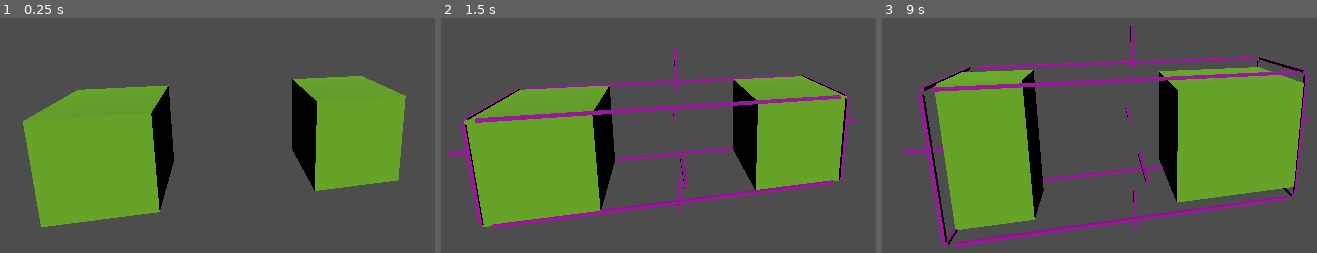
Above: before the commit, frames 1-3 (left to right).
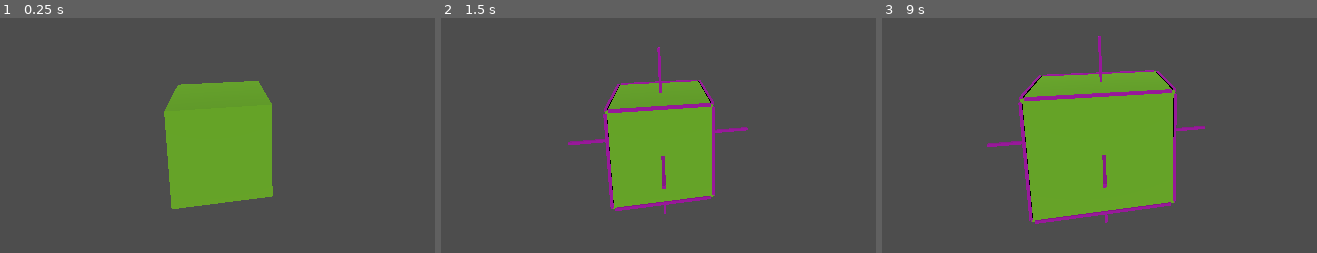
Above: after the commit, the same moments.

Repository: Emeraudia/LetsCraft
Game: Godot game, scene res://Main.tscn
Two runs of this game, one before a commit and one after it. Both use one fixed random seed, a clock stepped at 60 frames per second and the inputs below.
Inputs (mouse positions are in pixels of both pictures, inside the frame that each line leads up to):
- Up to frame 1 (0.25 s): no input
- Up to frame 2 (1.5 s): tap Enter at 0.5 s; move the mouse to (outside the picture) at 0.52 s; hold B (B) 0.53-1.28 s; tap N (N) at 0.8, 1.35 s; tap Space (anchor) at 1.25 s; move the mouse to (558, 88) at 1.27 s
- Up to frame 3 (9 s): tap Space (anchor) at 1.55, 2.1, 2.75, 4.25, 4.55, 7.35 s; tap Enter at 2, 3.5 s; move the mouse to (outside the picture) at 2.02 s; press the mouse at (outside the picture) at 2.03 s; move the mouse to (1121, 156) at 2.77 s; release the mouse at (1121, 156) at 2.78 s; click (1121, 156) at 2.85 s; tap B (B) at 3.05, 6.05 s; move the mouse to (outside the picture) at 3.52 s; hold B (B) 3.53-4.28 s; tap N (N) at 3.8, 6.8 s; move the mouse to (outside the picture) at 4.27 s; tap C (Create) at 4.35 s; move the mouse to (1199, 67) at 5.02 s; hold N (N) 5.03-5.78 s; click (1199, 67) at 5.3 s; move the mouse to (outside the picture) at 5.77 s; tap O (Plan) at 5.85 s; move the mouse to (outside the picture) at 6.52 s; hold P (Profondeur) 6.53-7.28 s; move the mouse to (999, 88) at 7.27 s; move the mouse to (outside the picture) at 8.02 s; press the mouse at (outside the picture) at 8.03 s; move the mouse to (1121, 156) at 8.77 s; release the mouse at (1121, 156) at 8.78 s; tap Up (resize) at 8.85 s

The runs differ from the first frame. In frame 1, 40% of the frame differs, in the area x 5-94%, y 24-89%; in frame 2, 42%; in frame 3, 52%, in the area x 4-99%, y 2-98%.

Commit message:
new resize + isolate init
créer de nouvelles ressources pour chaque piece à la création

utilisation complète de la taille réelle des mesh et plus des scale des objets

Diff:
--- a/create_bloc/anchor.gd
+++ b/create_bloc/anchor.gd
@@ -1,9 +1,18 @@
 extends Area3D
 var s = Vector3(0.03,0.03,0.03)
 
+
+var newMaterial = StandardMaterial3D.new()
+var newMesh = BoxMesh.new()
+
 # Called when the node enters the scene tree for the first time.
 func _ready():
-	scale = s
+	newMaterial.albedo_color = Color(0.64, 0, 0.65, 1.0)
+	newMesh.material = newMaterial
+	$MeshInstance3D.mesh = newMesh
+	$CollisionShape3D.get_shape().set_size(s)
+	$MeshInstance3D.get_mesh().set_size(s)
+
 
 
 # Called every frame. 'delta' is the elapsed time since the previous frame.
@@ -21,3 +30,9 @@
 		s.y = vScale.y
 	if(vScale.z != 0) :
 		s.z = vScale.z
+
+
+
+func _on_area_entered(area):
+	if(get_parent().get_parent() != area.get_parent().get_parent()):
+		print("OwO")
--- a/create_bloc/anchor.tscn
+++ b/create_bloc/anchor.tscn
@@ -18,3 +18,5 @@
 
 [node name="MeshInstance3D" type="MeshInstance3D" parent="."]
 mesh = SubResource("BoxMesh_wfuok")
+
+[connection signal="area_entered" from="." to="." method="_on_area_entered"]
--- a/create_bloc/piece.gd
+++ b/create_bloc/piece.gd
@@ -4,10 +4,12 @@
 var enter = false
 var origin = position
 var newMaterial = StandardMaterial3D.new()
+var newMesh = BoxMesh.new()
 
 # Called when the node enters the scene tree for the first time.
 func _ready():
 	newMaterial.albedo_color = Color(0.42, 0.69, 0.13, 1.0)
+	$ObjetListe/Obj/Mesh.mesh = newMesh
 	for obj in $ObjetListe.get_children() :
 		obj.get_child(0).material_override = newMaterial
 
--- a/create_bloc/piece.tscn
+++ b/create_bloc/piece.tscn
@@ -6,17 +6,12 @@
 
 [sub_resource type="BoxShape3D" id="BoxShape3D_sdxyn"]
 
-[sub_resource type="BoxMesh" id="BoxMesh_n4x7w"]
-
-[sub_resource type="BoxShape3D" id="BoxShape3D_62onc"]
-
 [node name="Piece" type="Node3D"]
 script = ExtResource("1_t8w5o")
 
 [node name="ObjetListe" type="Node3D" parent="."]
 
 [node name="Obj" type="Area3D" parent="ObjetListe"]
-transform = Transform3D(1, 0, 0, 0, 1, 0, 0, 0, 1, 1.46056, 0, 0)
 
 [node name="Mesh" type="MeshInstance3D" parent="ObjetListe/Obj"]
 mesh = SubResource("BoxMesh_61k4y")
@@ -25,21 +20,9 @@
 [node name="CollisionShape3D" type="CollisionShape3D" parent="ObjetListe/Obj"]
 shape = SubResource("BoxShape3D_sdxyn")
 
-[node name="Obj2" type="Area3D" parent="ObjetListe"]
-transform = Transform3D(1, 0, 0, 0, 1, 0, 0, 0, 1, -1.10652, 0, 0.0182344)
-
-[node name="Mesh" type="MeshInstance3D" parent="ObjetListe/Obj2"]
-mesh = SubResource("BoxMesh_n4x7w")
-skeleton = NodePath("")
-
-[node name="CollisionShape3D" type="CollisionShape3D" parent="ObjetListe/Obj2"]
-shape = SubResource("BoxShape3D_62onc")
-
 [node name="AnchorListe" type="Node3D" parent="."]
 
 [node name="AnteneListe" type="Node3D" parent="."]
 
 [connection signal="mouse_entered" from="ObjetListe/Obj" to="." method="_on_mouse_entered"]
 [connection signal="mouse_exited" from="ObjetListe/Obj" to="." method="_on_mouse_exited"]
-[connection signal="mouse_entered" from="ObjetListe/Obj2" to="." method="_on_mouse_entered"]
-[connection signal="mouse_exited" from="ObjetListe/Obj2" to="." method="_on_mouse_exited"]
--- a/test.tscn
+++ /dev/null
@@ -1,14 +0,0 @@
-[gd_scene load_steps=2 format=3 uid="uid://bar7v40xr8qh6"]
-
-[ext_resource type="PackedScene" uid="uid://dii3q0cyuhhp0" path="res://create_bloc/piece.tscn" id="1_irske"]
-
-[node name="test" type="Node3D"]
-
-[node name="Piece" parent="." instance=ExtResource("1_irske")]
-transform = Transform3D(1, 0, 0, 0, 1, 0, 0, 0, 1, 0, 0, -0.00799191)
-
-[node name="OmniLight3D" type="OmniLight3D" parent="."]
-transform = Transform3D(1, 0, 0, 0, 1, 0, 0, 0, 1, 0, 3.33013, 0)
-
-[node name="Camera3D" type="Camera3D" parent="."]
-transform = Transform3D(0.707107, 0.40558, -0.579228, 0, 0.819152, 0.573576, 0.707107, -0.40558, 0.579228, -2, 2, 2)
Not shown: 1 places in create_bloc/piece.tscn that only renumber resources
